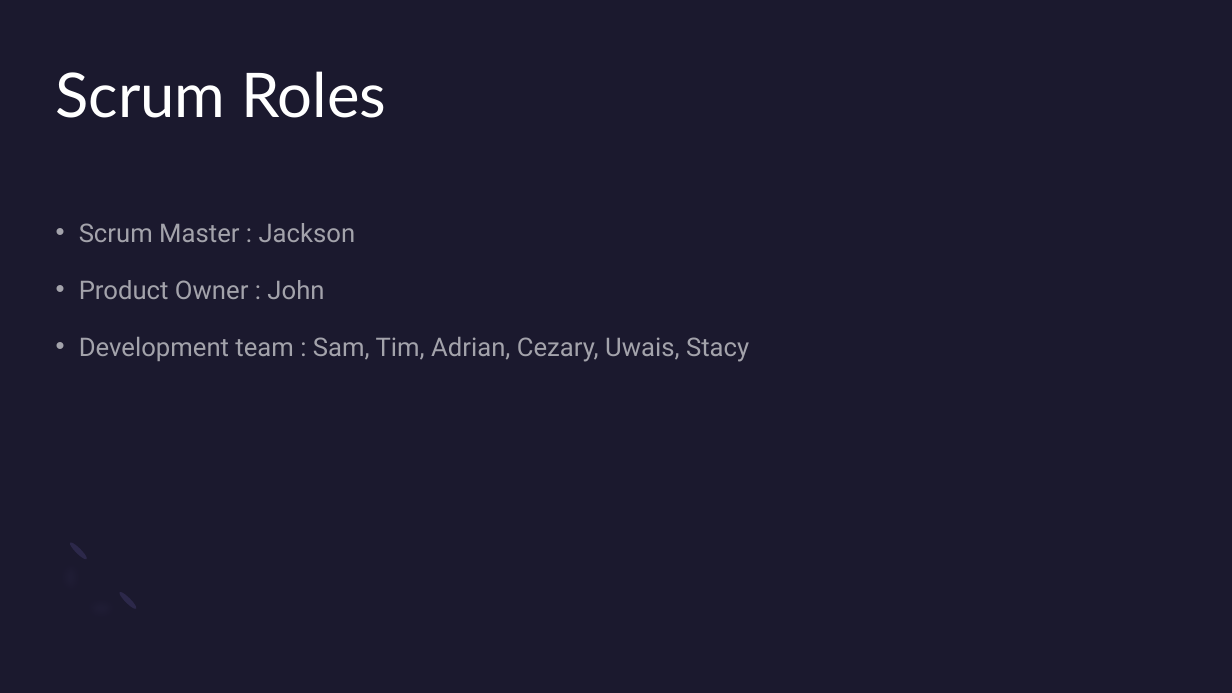
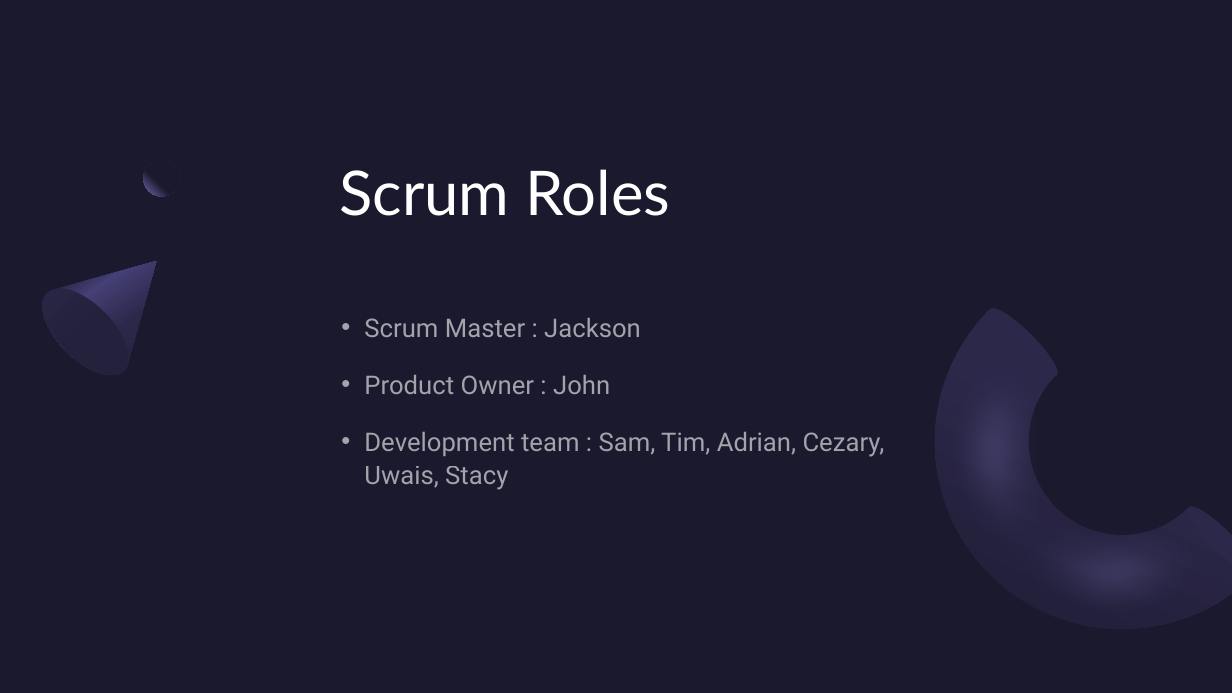
Before and after one commit to Jackson-Stewart/ac31007-Assignment-Repo, a slide deck: slide 2 of Sprint Review.pptx (slide 3 before the commit). Drawn at 1232x693 pixels with LibreOffice and Linux fonts; fonts in the diff are those of the drawing. Boxes give left, top, right and bottom in pixels: in the first picture for what was removed or moved away, otherwise in the second. Text is boxed around its words. In the diff, an @@ line names an element or a change of style, - is before the commit and + after.

```diff
--- a/Sprint Review.pptx
+++ b/Sprint Review.pptx
@@ rectangle added at [0,0,1232,693], fill #1B192E @@
@@ ellipse added at [143,160,179,196], fill gradient #1B192E to #7771B2 @@
@@ title "Scrum Roles": place and size @@
-title "Scrum Roles" at [56,71,386,118]
+title "Scrum Roles" at [339,169,670,216]
@@ freeform shape added at [27,222,195,390], fill gradient #2C284A to #454075 to #1B192E @@
@@ ellipse added at [28,274,143,390], fill gradient #23213C to #2C284A @@
@@ freeform shape added at [858,290,1232,693], fill #7771B2 at 60% opacity @@
@@ text "Scrum Master : Jackson" rewrapped from [79,223,749,362] to [364,318,885,490] @@
@@ freeform shape added at [858,309,1232,693], fill gradient #2C284A to #1B192E @@
@@ ellipse added at [983,301,1064,383], fill #2C284A @@
@@ freeform shape added at [1181,500,1232,565], fill #2C284A @@
@@ freeform shape removed at [36,538,140,642] @@
@@ ellipse removed at [68,540,89,561] @@
@@ ellipse removed at [117,590,138,611] @@
```
Also in this commit, not shown: 2 other slides changed, 11 slides added, 10 slides removed.
